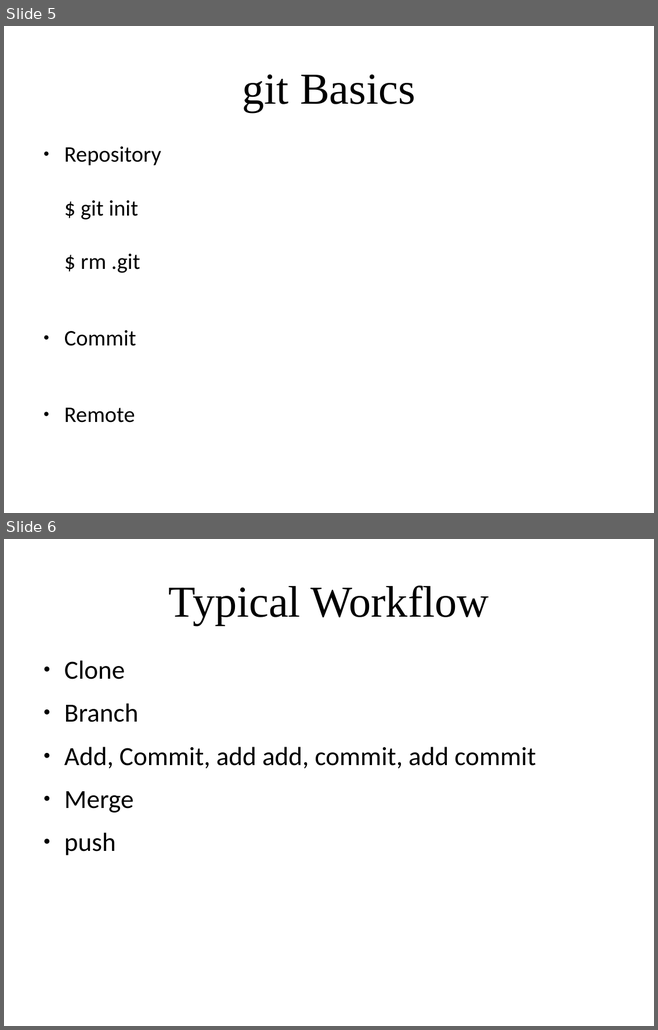
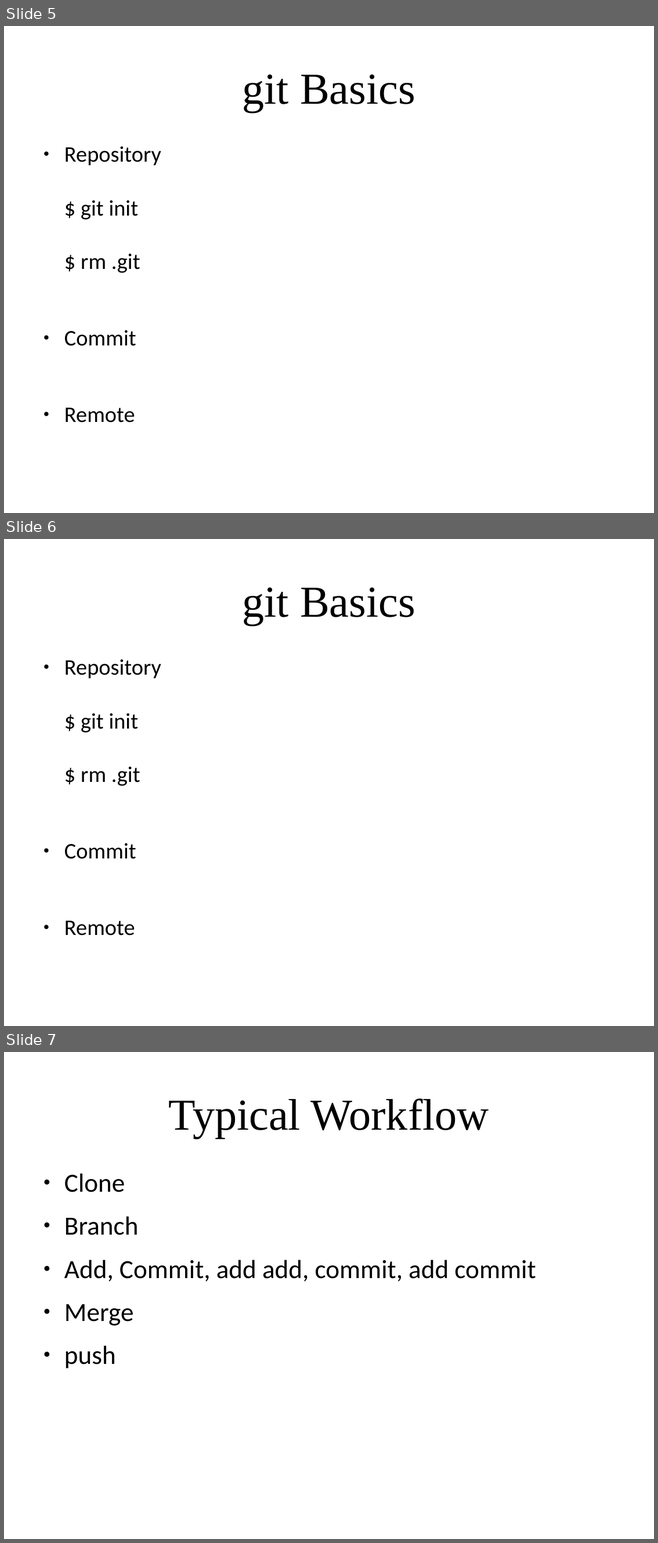
Before and after one commit to amueller/applied_ml_spring_2017, a slide deck: slides/aml-02-012317.odp. Shown one above the other, each under a label of ours: slides 5 and 6 before the commit, slides 5, 6 and 7 after it. The pictures are 658x1030 and 658x1543 pixels, drawn with LibreOffice and Linux fonts; fonts in the diff are those of the drawing. Boxes give left, top, right and bottom in pixels: in the first picture for what was removed or moved away, otherwise in the second. Text is boxed around its words. In the diff, an @@ line names an element or a change of style, - is before the commit and + after.

```diff
--- a/slides/aml-02-012317.odp
+++ b/slides/aml-02-012317.odp
@@ slide 6 added at (x1=4, y1=539, x2=654, y2=1026), background #FFFFFF @@
@@ title added at (x1=242, y1=587, x2=415, y2=625), 54 pt, text #000000 @@
+git Basics
@@ text added at (x1=64, y1=659, x2=161, y2=936), 27.2 pt, text #000000 @@
+● Repository
+  $ git init
+  $ rm .git
+● Commit
+● Remote
@@ what was slide 6 is now slide 7 @@
```
Also in this commit, not shown: 4 slides changed, 4 other slides added, 1 slide removed.
